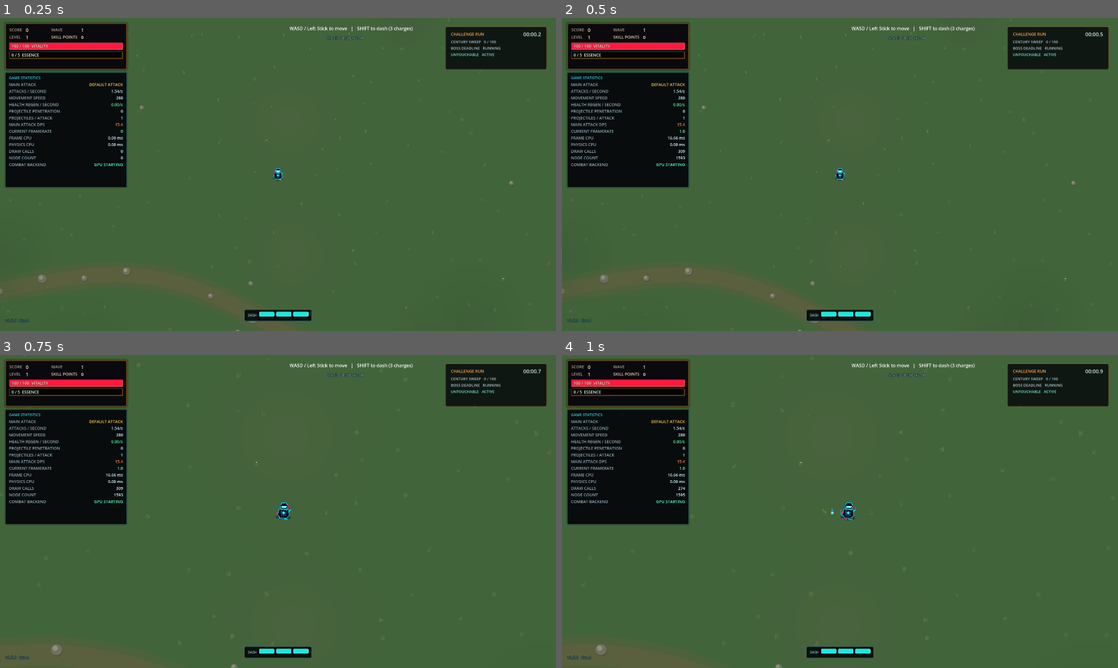
Above: before the commit, frames 1-4 (two rows, left to right).
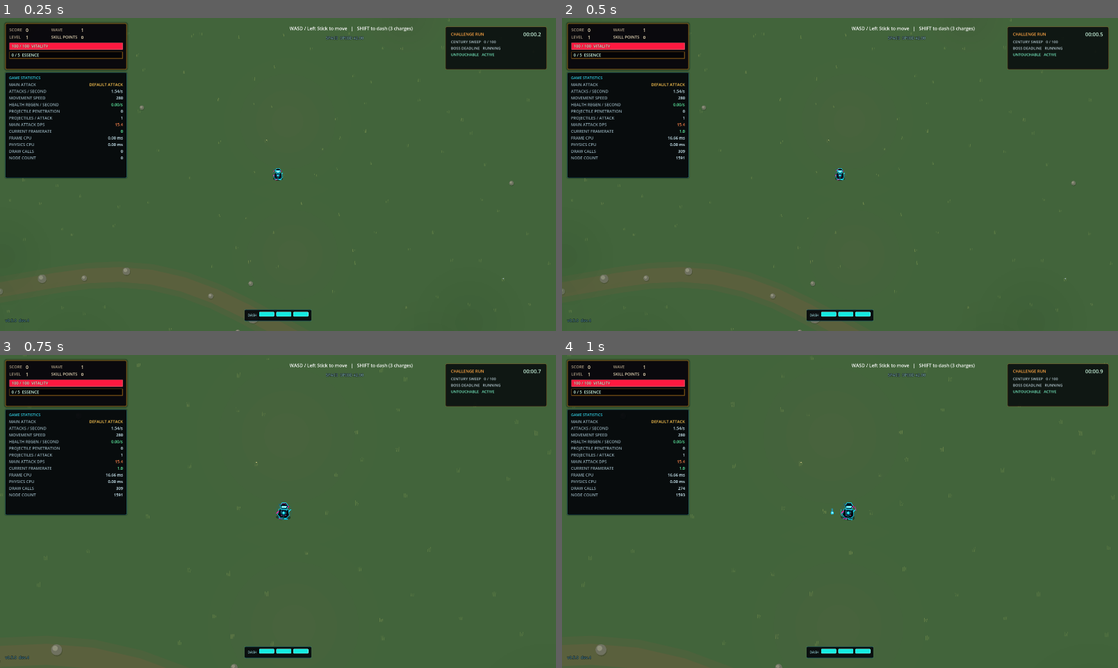
Above: after the commit, the same moments.

Repository: Quest79/GodotVSCodex
Game: Godot game, scene res://scenes/main/game.tscn
Two runs of this game, one before a commit and one after it. Both use one fixed random seed, a clock stepped at 60 frames per second and the inputs below.
Inputs (mouse positions are in pixels of both pictures, inside the frame that each line leads up to):
- Up to frame 1 (0.25 s): no input
- Up to frame 2 (0.5 s): no input
- Up to frame 3 (0.75 s): tap Enter at 0.5 s; move the mouse to (400, 495) at 0.52 s; hold D (move_right) from 0.53 s (still down); hold Z (cycle_camera_zoom) from 0.53 s (still down); click (400, 495) at 0.67 s
- Up to frame 4 (1 s): keep holding D (move_right); keep holding Z (cycle_camera_zoom)

The runs differ from the first frame. In frame 1, 0.8% of the frame differs, in the area x 0-23%, y 46-55%; in frame 2, 0.8%, in the area x 0-23%, y 44-55%; in frame 3, 0.8%; in frame 4, 0.8%.

Commit message:
dev4: restore pre-refactor HUD layout

Diff:
--- a/scenes/ui/game_ui.tscn
+++ b/scenes/ui/game_ui.tscn
@@ -317,7 +317,7 @@
 offset_left = 18.0
 offset_top = 188.0
 offset_right = 438.0
-offset_bottom = 584.0
+offset_bottom = 552.0
 theme_override_styles/panel = SubResource("StyleBox_stats_panel")
 
 [node name="Margin" type="MarginContainer" parent="HUD/PlayerStatsPanel"]
@@ -523,21 +523,6 @@
 text = "0"
 horizontal_alignment = 2
 
-[node name="GPUBackendTitle" type="Label" parent="HUD/PlayerStatsPanel/Margin/Content/Grid"]
-layout_mode = 2
-size_flags_horizontal = 3
-theme_override_colors/font_color = Color(0.58, 0.68, 0.72, 1)
-theme_override_font_sizes/font_size = 14
-text = "COMBAT BACKEND"
-
-[node name="GPUBackendLabel" type="Label" parent="HUD/PlayerStatsPanel/Margin/Content/Grid"]
-unique_name_in_owner = true
-layout_mode = 2
-theme_override_colors/font_color = Color(0.35, 1, 0.76, 1)
-theme_override_font_sizes/font_size = 14
-text = "GPU STARTING"
-horizontal_alignment = 2
-
 [node name="InventoryScreen" parent="." instance=ExtResource("3")]
 
 [node name="UpgradeScreen" type="Control" parent="."]
